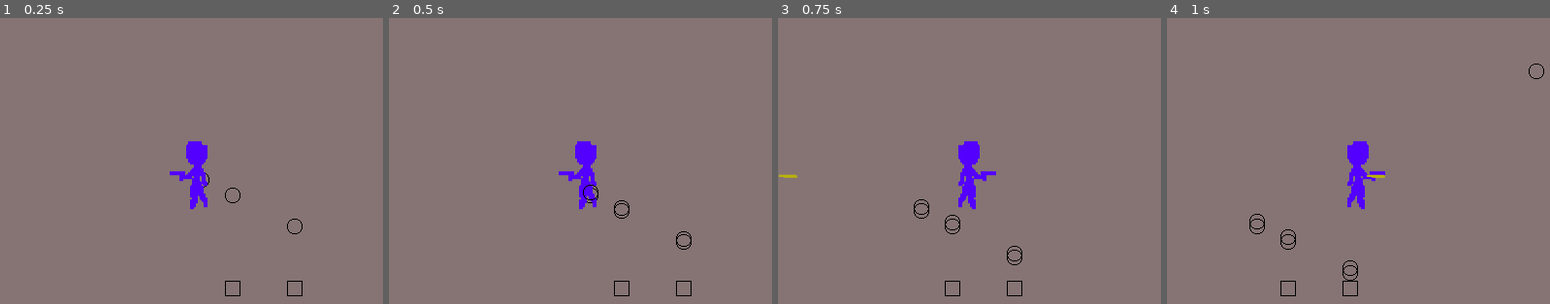
Above: before the commit, frames 1-4 (left to right).
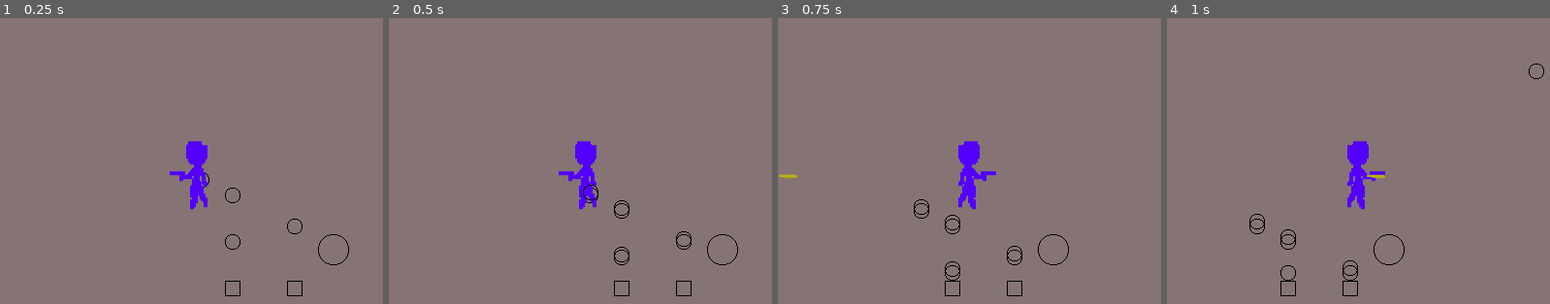
Above: after the commit, the same moments.

Repository: xanax/iamlegend
Game: Godot game, scene res://Node2D.tscn
The game is run twice, just before and just after one commit, with the same random seed, the same clock (stepped at 60 frames per second) and the same inputs.
Inputs:
- Up to frame 1 (0.25 s): no input
- Up to frame 2 (0.5 s): no input
- Up to frame 3 (0.75 s): tap Enter (ui_accept) at 0.5 s; hold Right (ui_right) from 0.53 s (still down)
- Up to frame 4 (1 s): keep holding Right (ui_right); tap Enter (ui_accept) at 0.77 s

The runs differ from the first frame. In frame 1, 0.1% of the frame differs, in the area x 58-92%, y 75-87%; in frame 2, 0.1%; in frame 3, 0.1%, in the area x 43-76%, y 75-92%; in frame 4, 0.1%.

Commit message:
Multi tiles

Diff:
--- /dev/null
+++ b/Dirt.tscn
@@ -0,0 +1,11 @@
+[gd_scene load_steps=3 format=2]
+
+[ext_resource path="res://tiles.png" type="Texture" id=1]
+[ext_resource path="res://Rock.gd" type="Script" id=2]
+
+[node name="Sprite" type="Sprite"]
+texture = ExtResource( 1 )
+offset = Vector2( 8, 8 )
+region_enabled = true
+region_rect = Rect2( 0, 64, 16, 16 )
+script = ExtResource( 2 )
--- /dev/null
+++ b/MoveAction.gd
@@ -0,0 +1,14 @@
+extends Object
+
+var target
+var move
+
+func _init(target, move):
+	self.target = target
+	self.move = move
+
+func do():
+	pass
+
+func undo():
+	pass
--- a/Node2D.tscn
+++ b/Node2D.tscn
@@ -36,7 +36,7 @@
 cell_size = Vector2( 16, 16 )
 cell_custom_transform = Transform2D( 32, 0, 0, 32, 0, 0 )
 format = 1
-tile_data = PoolIntArray( -458734, 1, 0, 0, 1, 0, 65538, 1, 0, 196614, 1, 0, 458754, 4, 0, 458758, 4, 0 )
+tile_data = PoolIntArray( -458734, 1, 0, 0, 1, 0, 65538, 1, 0, 196614, 1, 0, 262146, 1, 0, 262152, 0, 0, 458754, 4, 0, 458758, 4, 0 )
 script = ExtResource( 4 )
 
 [node name="KinematicBody2D" type="KinematicBody2D" parent="TileMap"]
--- a/Rock.gd
+++ b/Rock.gd
@@ -1,19 +1,10 @@
 extends Node2D
 
-var _move
-var frame = 0
+var move
 
-# Called when the node enters the scene tree for the first time.
-func _ready():
-	pass # Replace with function body.
+func start(position, move):
+	self.position = position
+	self.move = move
 
-func start(start : Vector2, move : Vector2):
-	position = start
-	_move = move
-
-# Called every frame. 'delta' is the elapsed time since the previous frame.
 func _process(delta):
-	position -= _move
-	frame+=1
-	if(frame == 16):
-		queue_free()
+	position -= move
--- a/TileMap.gd
+++ b/TileMap.gd
@@ -1,19 +1,19 @@
 extends TileMap
 
-var size = Vector2(100, 100)
-var Movement = preload("res://Movement.gd")
-var Rock = preload("res://Rock.tscn")
-var UpdateSemaphore = preload("res://semaphore.gd")
-var updateSemaphore  = UpdateSemaphore.new(self, "update")
+const size = Vector2(100, 100)
+const MoveAction = preload("res://MoveAction.gd")
+const MoveBigAction = preload("res://MoveBigAction.gd")
+const Tiles = preload("res://Tiles.gd")
+const UpdateSemaphore = preload("res://semaphore.gd")
+var updateSemaphore = UpdateSemaphore.new(self, "update")
 var movements = []
+var sprites = []
 var movementIndex = 0
-var currentMovementsIndex = 0
 var lastMovementIndex = 0
-var frame
+var frame = 0
 
 func _ready():
 	movements.resize(1000000)
-	frame = 0
 
 # Called every frame. 'delta' is the elapsed time since the previous frame.
 func _process(delta):
@@ -22,27 +22,39 @@
 		print("Doing moves "+str(lastMovementIndex)+" to "+str(movementIndex))
 		for m in range(lastMovementIndex, movementIndex):
 			start(movements[m])
+
+		# Update map in a separate thread
 		lastMovementIndex = movementIndex
 		updateSemaphore.increment_counter()
+
 	frame += 1
 	if(frame > 15):
-		#for m in range(lastMovementIndex, movementIndex):
-	#		end(m)
+		for s in sprites:
+			remove_child(s)
+		sprites.clear()
 		frame = 0
 
 func update():
 	print("Updating")
 	for y in range(size.y):
 		for x in range(size.x):
-			if(self.get_cell(x, y) == -1 && self.get_cell(x, y - 1) == 1):
-				var move = Movement.new(Vector2(x,y), Vector2(0,-1))
+			var on = Tiles.attrib(get_cell(x, y))
+			var up = Tiles.attrib(get_cell(x, y - 1))
+			var move
+			if(on == Tiles.VOID && up == Tiles.DROP):
+				move = MoveAction.new(Vector2(x,y), Vector2(0,-1))
+
+			if(move):
 				movements[movementIndex] = move
 				movementIndex+=1
+	#TODO Conflict resolution
 
 func start(movement):
-	set_cellv(movement.target, 1)
-	var rock = Rock.instance()
-	var source = (movement.target + movement.move) * cell_size
-	rock.start(source, movement.move)
-	set_cell(movement.target.x, movement.target.y + movement.move.y, -1)
-	add_child(rock)
+	var source = movement.target + movement.move
+	var tile_id = get_cellv(source)
+	set_cellv(movement.target, tile_id)
+	var tile_sprite = Tiles.type(tile_id).instance()
+	sprites.append(tile_sprite)
+	tile_sprite.start(source * cell_size, movement.move)
+	set_cellv(source, -1)
+	add_child(tile_sprite)
--- /dev/null
+++ b/Tiles.gd
@@ -0,0 +1,24 @@
+extends Object
+
+const Rock = preload("res://Rock.tscn")
+const Dirt = preload("res://Dirt.tscn")
+
+const DROP = 1
+const VOID = 2
+const DIG =  4
+
+static func type(id):
+	match id:
+		1:
+			return Rock
+		2:
+			return Dirt
+
+static func attrib(id):
+	match id:
+		-1:
+			return VOID
+		1:
+			return DROP
+		2:
+			return DIG
--- a/project.godot
+++ b/project.godot
@@ -17,6 +17,7 @@
 
 config/name="New Project"
 run/main_scene="res://Node2D.tscn"
+config/icon="res://icon.png"
 
 [display]
 
--- a/tiles.tres
+++ b/tiles.tres
@@ -1,7 +1,6 @@
 [gd_resource type="TileSet" load_steps=2 format=2]
 
 [ext_resource path="res://tiles.png" type="Texture" id=1]
-
 
 [resource]
 0/name = "New Piskel.png 0"
Renamed: Movement.gd -> MoveBigAction.gd
